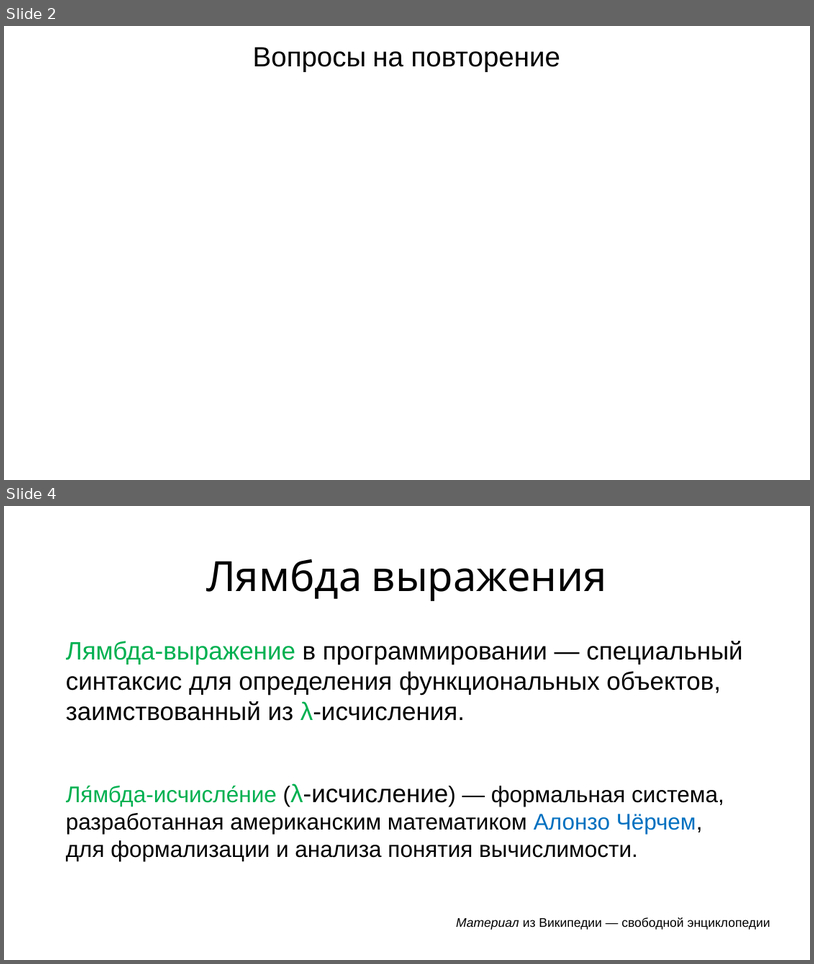
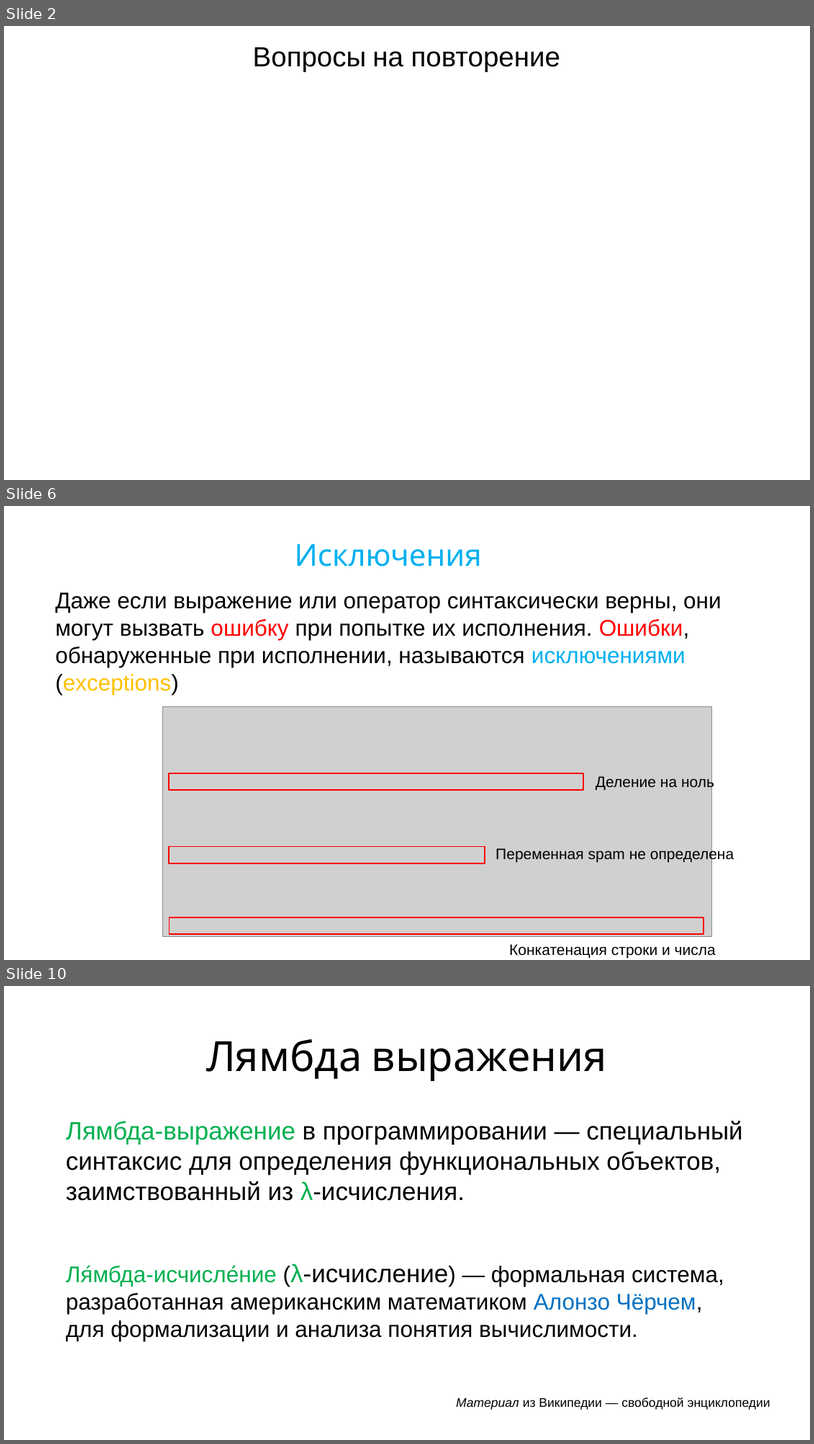
Before and after one commit to maxchv/LearnPython, a slide deck: week05/Exceptions.pptx. Shown one above the other, each under a label of ours: slides 2 and 4 before the commit, slides 2, 6 and 10 after it; the slides between them are not shown. The pictures are 814x964 and 814x1444 pixels, drawn with LibreOffice and Linux fonts; fonts in the diff are those of the drawing; grey boxes stand for pictures. Boxes give left, top, right and bottom in pixels: in the first picture for what was removed or moved away, otherwise in the second. Text is boxed around its words. In the diff, an @@ line names an element or a change of style, - is before the commit and + after.

```diff
--- a/week05/Exceptions.pptx
+++ b/week05/Exceptions.pptx
@@ slide 6 added at [4, 506, 810, 960], background #FFFFFF @@
@@ text added at [295, 544, 482, 566], 48 pt, text #00B0F0 @@
+Исключения
@@ text added at [55, 592, 721, 695], 36 pt, text #000000 @@
+Даже если выражение или оператор синтаксически верны, они могут вызвать ошибку при попытке их исполнения. Ошибки, обнаруженные при исполнении, называются исключениями (exceptions)
@@ picture added at [162, 707, 712, 937] @@
@@ rectangle added at [169, 772, 584, 790], outline #FF0000 2 pt @@
@@ text added at [596, 775, 715, 790], 24 pt, text #000000 @@
+Деление на ноль
@@ rectangle added at [169, 846, 485, 863], outline #FF0000 2 pt @@
@@ text added at [496, 847, 734, 862], 24 pt, text #000000 @@
+Переменная spam не определена
@@ rectangle added at [169, 917, 704, 934], outline #FF0000 2 pt @@
@@ text added at [509, 944, 716, 958], 24 pt, text #000000 @@
+Конкатенация строки и числа
@@ what was slide 4 is now slide 10 @@
```
Also in this commit, not shown: 1 slide changed, 6 other slides added, 1 slide removed, 1 other file.
